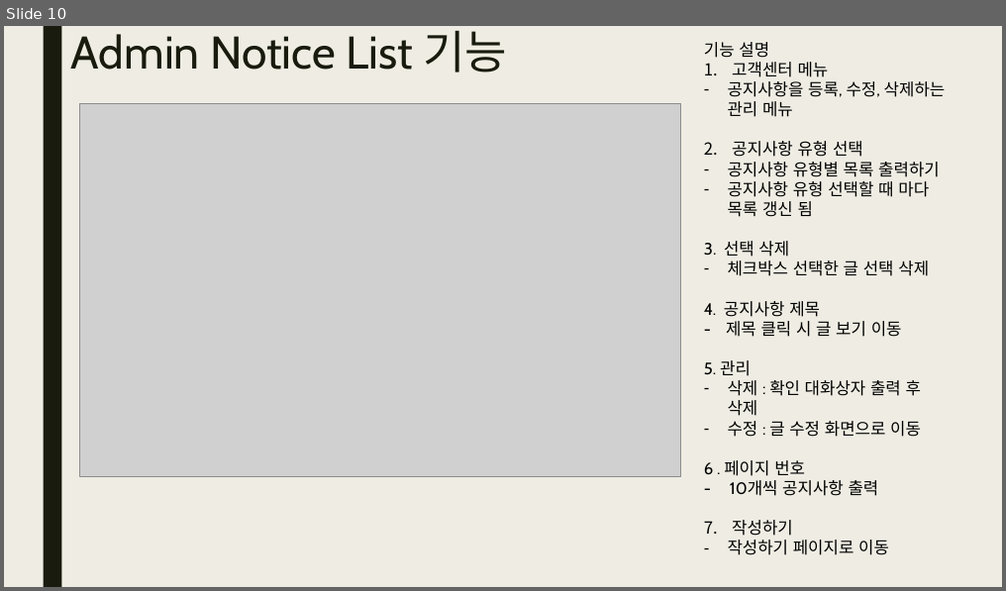
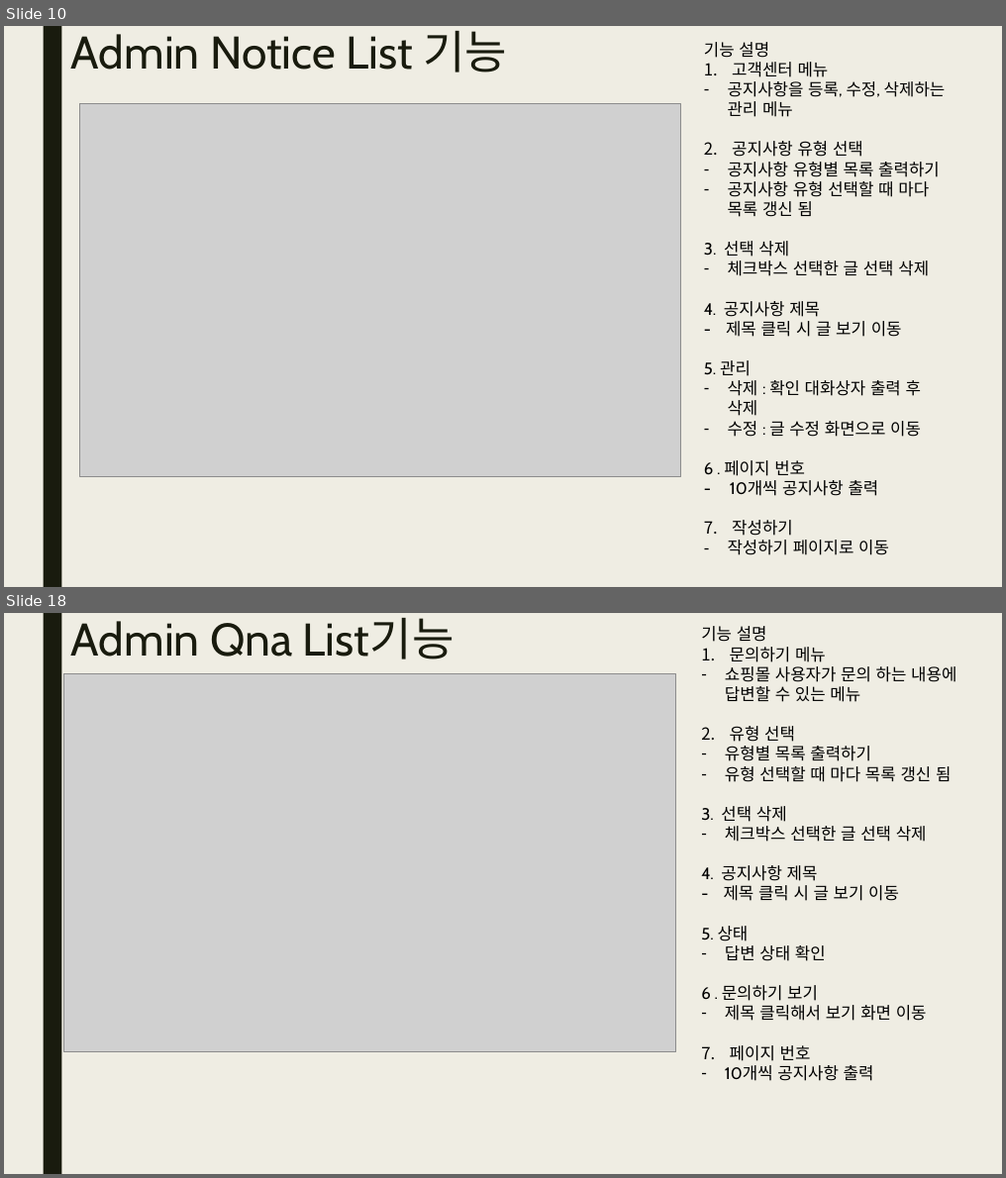
Before and after one commit to yndgow/Kmarket1, a slide deck: 보고서/발표보고서 홍민준.pptx. Shown one above the other, each under a label of ours: slide 10 before the commit, slides 10 and 18 after it; the slides between them are not shown. The pictures are 1006x591 and 1006x1178 pixels, drawn with LibreOffice and Linux fonts; fonts in the diff are those of the drawing; grey boxes stand for pictures. Boxes give left, top, right and bottom in pixels: in the first picture for what was removed or moved away, otherwise in the second. Text is boxed around its words. In the diff, an @@ line names an element or a change of style, - is before the commit and + after.

Commit message:
2022/12/28 ppt admin cs 쪽 추가

```diff
--- a/보고서/발표보고서 홍민준.pptx
+++ b/보고서/발표보고서 홍민준.pptx
@@ slide 18 added at (4,613,1002,1174), background #EFEDE3; not listed: 1 template element that a slide beside it also shows @@
@@ title added at (71,617,454,660), 44 pt, text #191B0E @@
+Admin Qna List기능
@@ text added at (701,626,956,1081), 16 pt, text #000000 @@
+기능 설명
+1. 문의하기 메뉴
+– 쇼핑몰 사용자가 문의 하는 내용에 답변할 수 있는 메뉴
+2. 유형 선택
+– 유형별 목록 출력하기
+– 유형 선택할 때 마다 목록 갱신 됨
+3. 선택 삭제
+– 체크박스 선택한 글 선택 삭제
+4. 공지사항 제목
+- 제목 클릭 시 글 보기 이동
+5. 상태
+– 답변 상태 확인
+6 . 문의하기 보기
+– 제목 클릭해서 보기 화면 이동
+7. 페이지 번호
+– 10개씩 공지사항 출력
@@ picture added at (63,673,676,1053) @@
```
Also in this commit, not shown: 8 other slides added.
